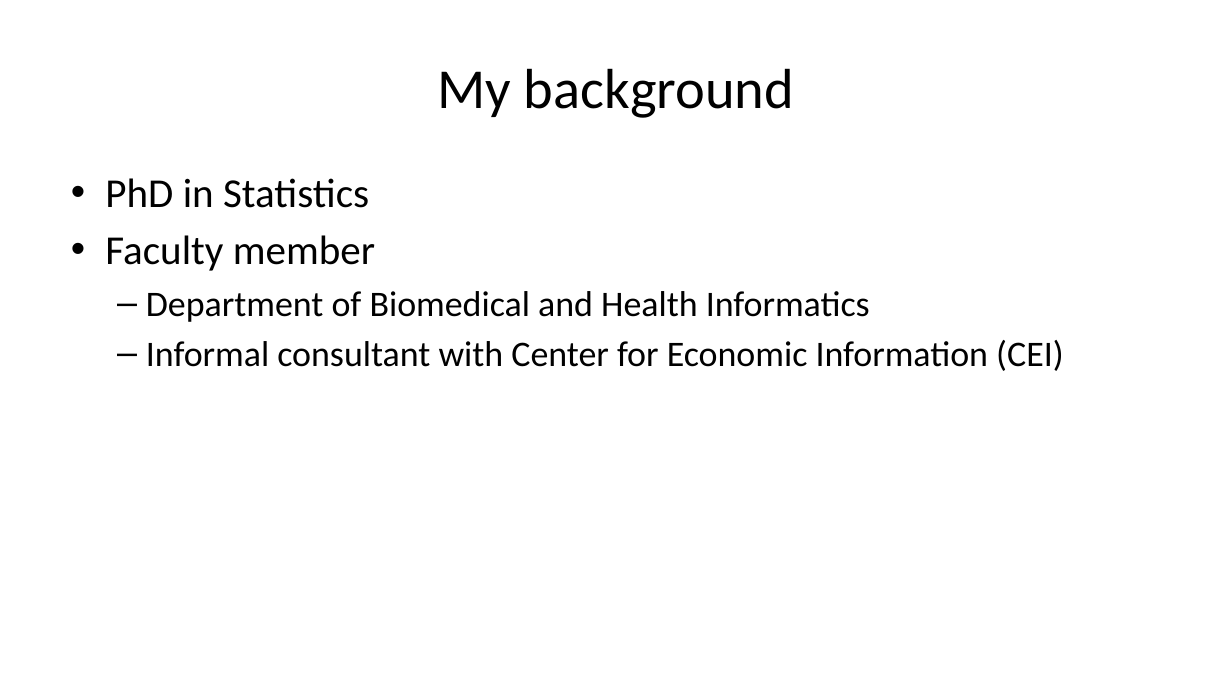
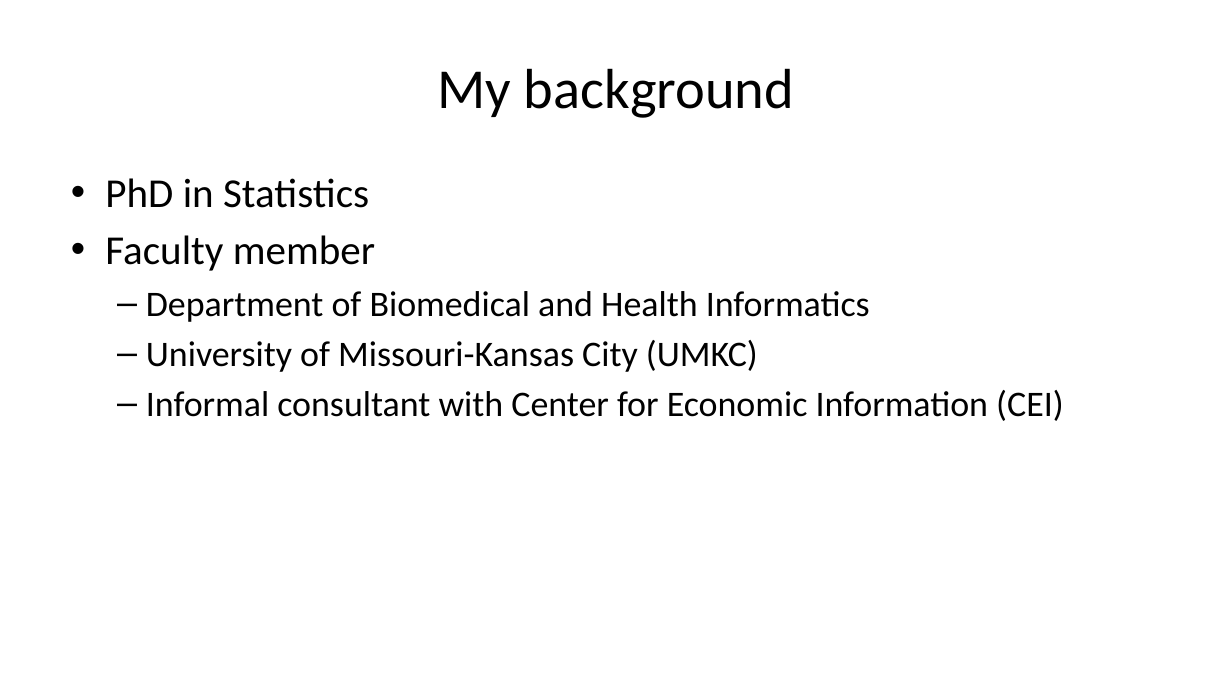
Before and after one commit to pmean/talks, a slide deck: slide 2 of nhcs/seattle-talk.pptx. Drawn at 1232x693 pixels with LibreOffice and Linux fonts; fonts in the diff are those of the drawing. Boxes give left, top, right and bottom in pixels: in the first picture for what was removed or moved away, otherwise in the second. Text is boxed around its words. In the diff, an @@ line names an element or a change of style, - is before the commit and + after.

```diff
--- a/nhcs/seattle-talk.pptx
+++ b/nhcs/seattle-talk.pptx
@@ text at <box>146,340,758,372</box>: paragraph added @@
+  – University of Missouri-Kansas City (UMKC)
```
Also in this commit, not shown: 2 other slides changed, 1 other file.
